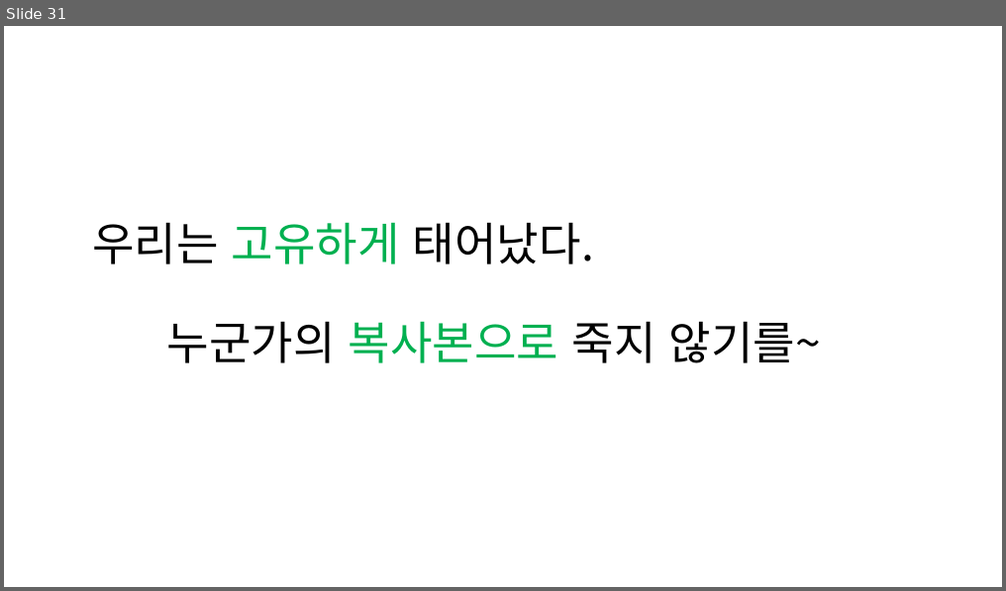
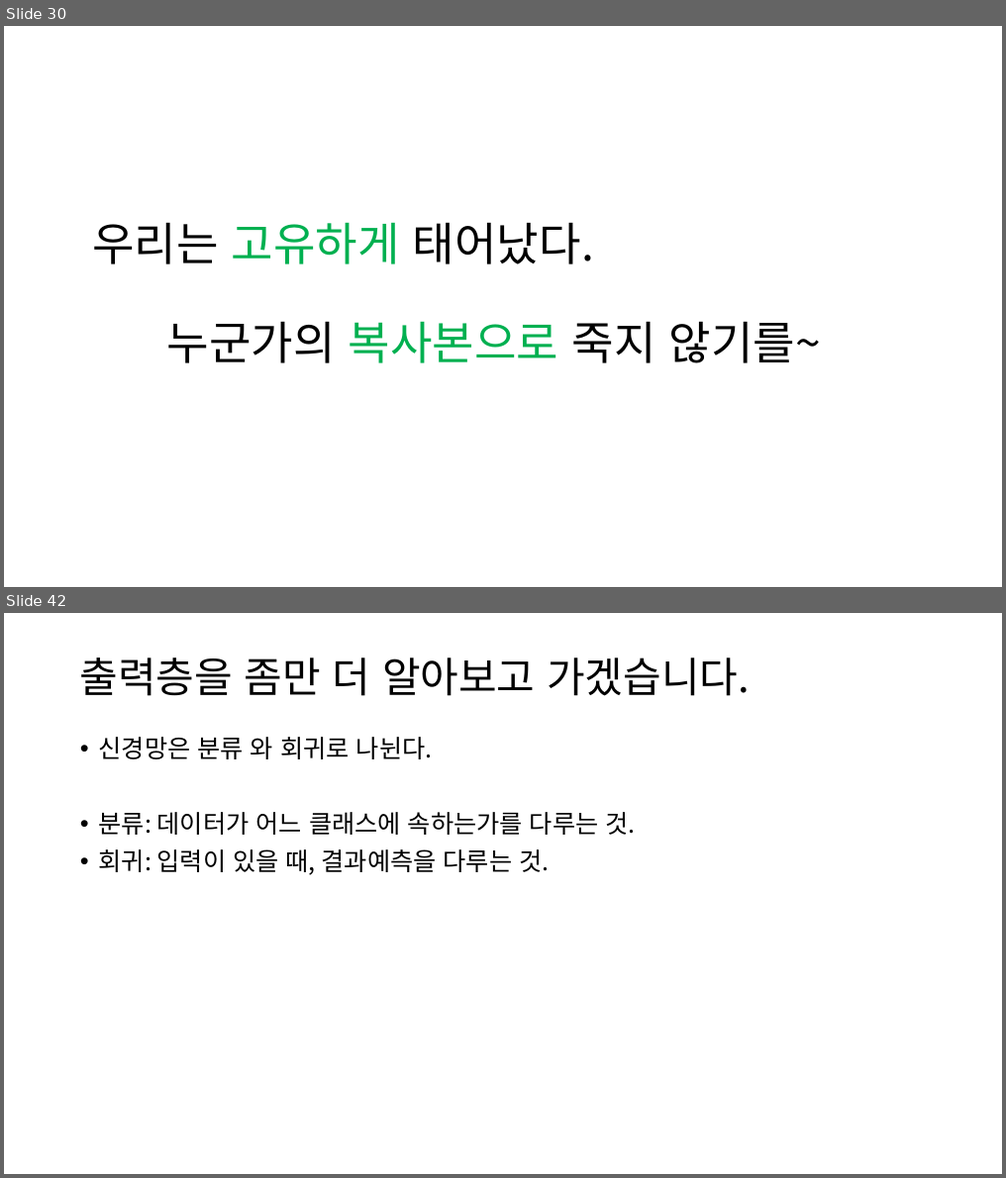
Before and after one commit to xuhu357/DeepLearningGroupStudy, a slide deck: Chapter3_신경망.pptx. Shown one above the other, each under a label of ours: slide 31 before the commit, slides 30 and 42 after it; the slides between them are not shown. The pictures are 1006x591 and 1006x1178 pixels, drawn with LibreOffice and Linux fonts; fonts in the diff are those of the drawing. Boxes give left, top, right and bottom in pixels: in the first picture for what was removed or moved away, otherwise in the second. Text is boxed around its words. In the diff, an @@ line names an element or a change of style, - is before the commit and + after.

Commit message:
제3장 파일 업데이트

```diff
--- a/Chapter3_신경망.pptx
+++ b/Chapter3_신경망.pptx
@@ slide 42 added at (x1=4, y1=613, x2=1002, y2=1174), background #FFFFFF @@
@@ title added at (x1=80, y1=658, x2=749, y2=696), 40 pt, text #000000 @@
+출력층을 좀만 더 알아보고 가겠습니다.
@@ text added at (x1=99, y1=737, x2=636, y2=875), 24 pt, text #000000 @@
+• 신경망은 분류 와 회귀로 나뉜다.
+• 분류: 데이터가 어느 클래스에 속하는가를 다루는 것.
+• 회귀: 입력이 있을 때, 결과예측을 다루는 것.
@@ what was slide 31 is now slide 30 @@
```
Also in this commit, not shown: 22 other slides added, 1 slide removed.
